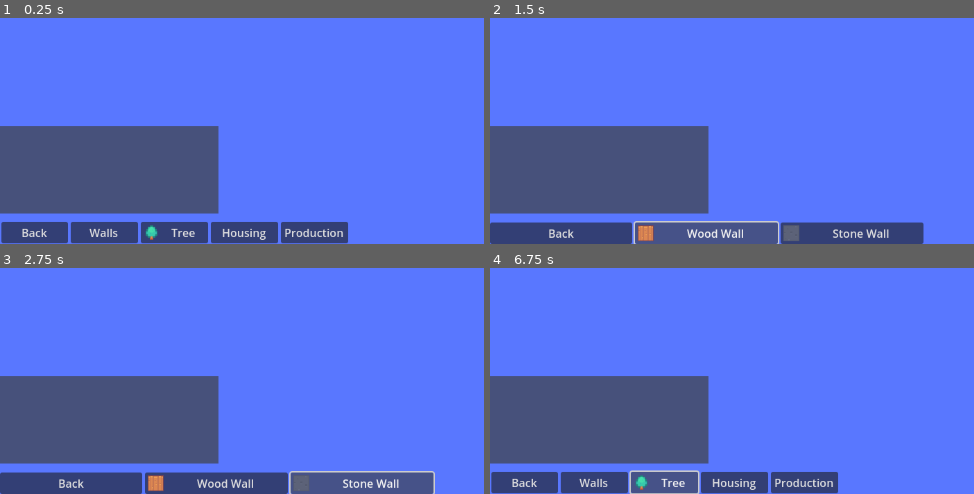
Above: before the commit, frames 1-4 (two rows, left to right).
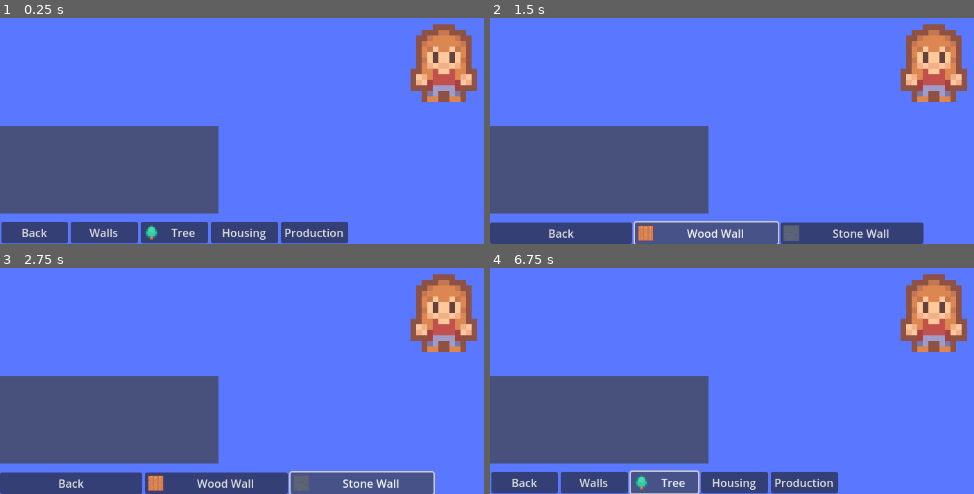
Above: after the commit, the same moments.

Repository: jm709/2D-colony-builder-using-Godot
Game: Godot game, scene res://scenes/Main/main.tscn
The game is run twice, just before and just after one commit, with the same random seed, the same clock (stepped at 60 frames per second) and the same inputs.
Inputs:
- Up to frame 1 (0.25 s): no input
- Up to frame 2 (1.5 s): click "Walls" at 0.5 s; click "Wood Wall" at 1.25 s
- Up to frame 3 (2.75 s): click "Stone Wall" at 2 s
- Up to frame 4 (6.75 s): click "Wood Wall" at 2.75 s; click "Stone Wall" at 3.5 s; click "Wood Wall" at 4.25 s; click "Stone Wall" at 5 s; click "Back" at 5.75 s; click "Tree" at 6.5 s

The runs differ from the first frame. In frame 1, 3.9% of the frame differs, in the area x 84-99%, y 2-38%; in frame 2, 3.9%; in frame 3, 3.9%; in frame 4, 3.9%.

Commit message:
Phase 7: unit-driven chunk pin + spawn placement
Each unit pins the chunk it occupies. setup(loader, world, start_tile)
warps to spawn and registers the initial pin; _update_chunk_pin in
_process handles boundary crossings during movement; _exit_tree cleans
up. main.gd warps every unit in $Grid/Units to the world spawn tile.

Co-Authored-By: Claude Opus 4.7 (1M context) <noreply@anthropic.com>

Diff:
--- a/scenes/Main/main.gd
+++ b/scenes/Main/main.gd
@@ -26,6 +26,11 @@
 
 	_center_camera_on_spawn()
 	camera.setup(chunk_loader, world, grid)
+
+	var spawn_tile := world.spawn_tile()
+	for unit in $Grid/Units.get_children():
+		if unit is Unit:
+			unit.setup(chunk_loader, world, spawn_tile)
 
 func _load_or_create_world() -> World:
 	var world_path := "user://saves/%s/world.res" % DEFAULT_WORLD_NAME
--- a/scenes/Unit/Unit.gd
+++ b/scenes/Unit/Unit.gd
@@ -20,6 +20,10 @@
 var path: Array[Vector2]
 var pos: Vector2
 
+var chunk_loader: ChunkLoader = null
+var world: World = null
+var _pinned_chunk: Vector2i = Vector2i(-99999, -99999)
+
 func _ready():
 	pos = grid.worldToGrid(position)
 	unitSelected.connect(gui.setSelectedObject)
@@ -29,9 +33,32 @@
 func _process(delta):
 	time_elapsed += delta
 	move(delta)
+	_update_chunk_pin()
 	if time_elapsed >= data.taskSpeed / TASK_TICKS_PER_SECOND:
 		time_elapsed = 0.0
 		doTask()
+
+func setup(loader: ChunkLoader, w: World, start_tile: Vector2) -> void:
+	chunk_loader = loader
+	world = w
+	position = grid.gridToWorld(start_tile)
+	pos = start_tile
+	_update_chunk_pin()
+
+func _update_chunk_pin() -> void:
+	if chunk_loader == null or world == null:
+		return
+	var new_chunk: Vector2i = world.chunk_of_tile(pos)
+	if new_chunk == _pinned_chunk:
+		return
+	if _pinned_chunk != Vector2i(-99999, -99999):
+		chunk_loader.unpin(_pinned_chunk)
+	chunk_loader.pin(new_chunk)
+	_pinned_chunk = new_chunk
+
+func _exit_tree():
+	if chunk_loader != null and _pinned_chunk != Vector2i(-99999, -99999):
+		chunk_loader.unpin(_pinned_chunk)
 
 func doTask():
 	if currentTask == null:
--- a/scripts/WorldScripts/World.gd
+++ b/scripts/WorldScripts/World.gd
@@ -29,3 +29,6 @@
 
 func spawn_chunk() -> Vector2i:
 	return Vector2i(size.x / 2, size.y / 2)
+
+func spawn_tile() -> Vector2:
+	return Vector2(spawn_chunk().x * chunk_size + chunk_size / 2, spawn_chunk().y * chunk_size + chunk_size / 2)
